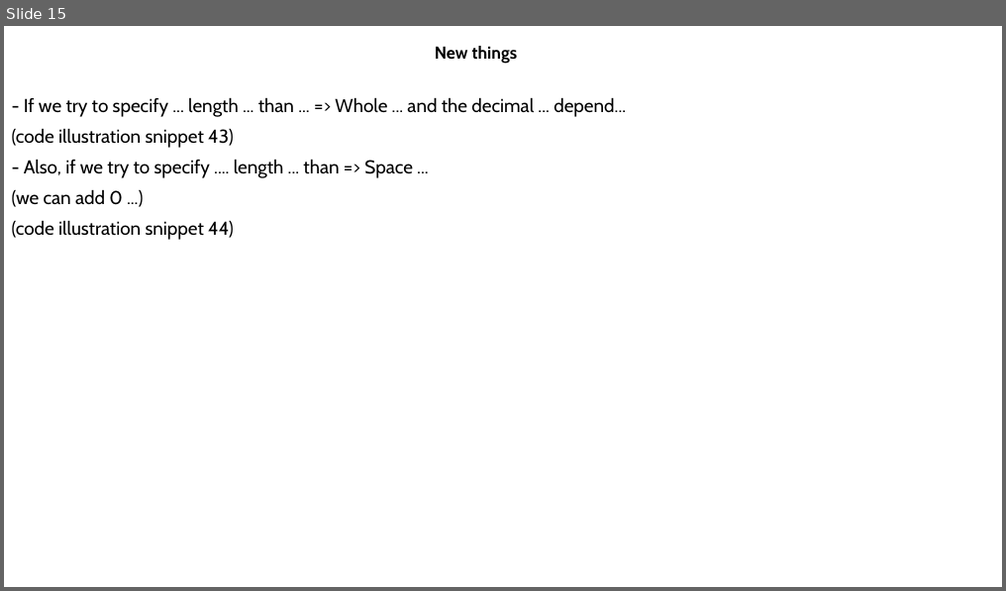
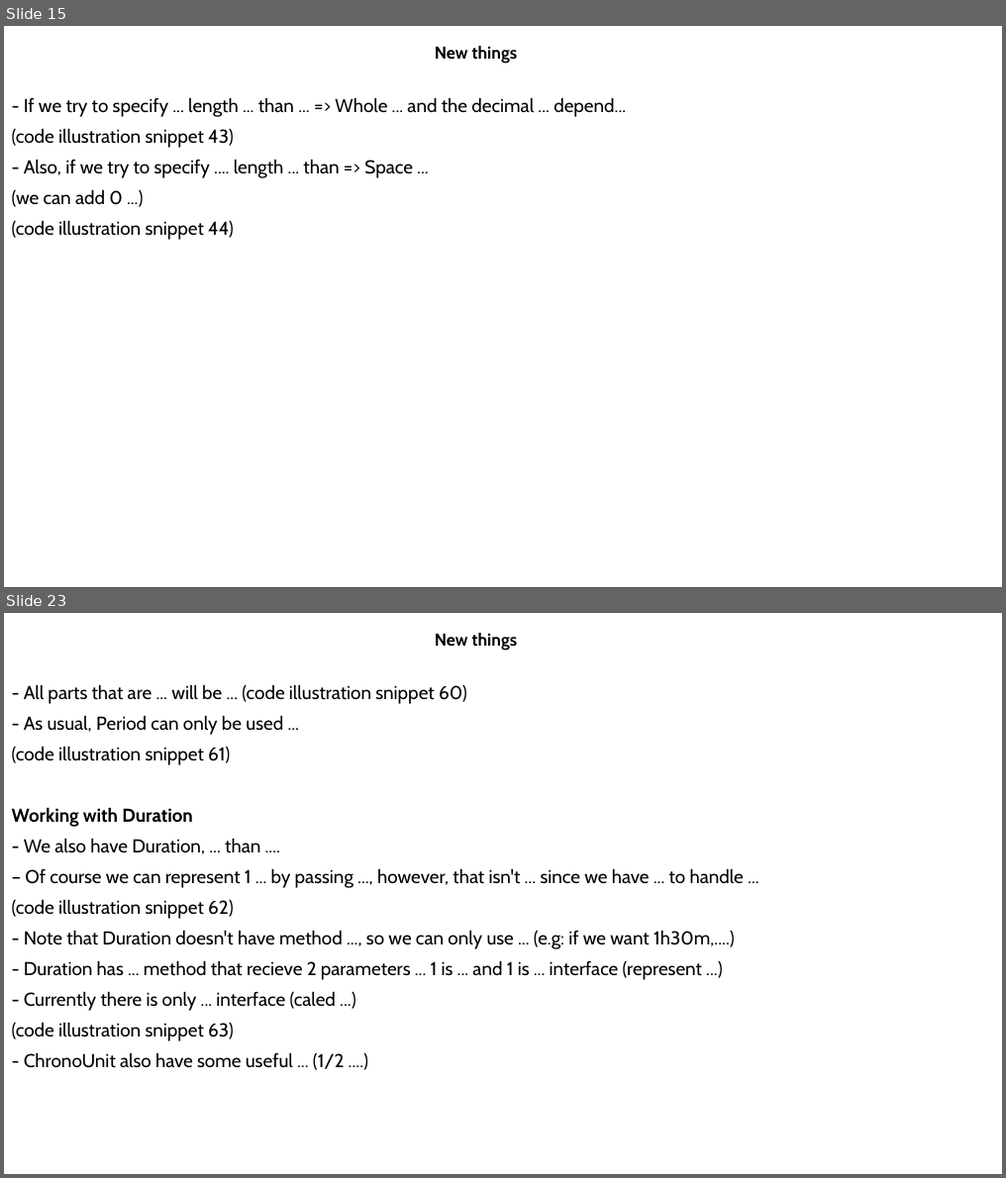
Before and after one commit to MaiDinhVinh/CS-Java, a slide deck: OCP17/JSE17 Migration.pptx. Shown one above the other, each under a label of ours: slide 15 before the commit, slides 15 and 23 after it; the slides between them are not shown. The pictures are 1006x591 and 1006x1178 pixels, drawn with LibreOffice and Linux fonts; fonts in the diff are those of the drawing. Boxes give left, top, right and bottom in pixels: in the first picture for what was removed or moved away, otherwise in the second. Text is boxed around its words. In the diff, an @@ line names an element or a change of style, - is before the commit and + after.

```diff
--- a/OCP17/JSE17 Migration.pptx
+++ b/OCP17/JSE17 Migration.pptx
@@ slide 23 added at (4, 613, 1002, 1174), background #FFFFFF @@
@@ subtitle added at (435, 633, 518, 651), 16.6 pt, text #000000, bold @@
+New things
@@ text added at (12, 684, 744, 1070), 18 pt, text #000000 @@
+- All parts that are ... will be ... (code illustration snippet 60)
+- As usual, Period can only be used ...
+(code illustration snippet 61)
+Working with Duration
+- We also have Duration, ... than ....
+– Of course we can represent 1 ... by passing ..., however, that isn't ... since we have ... to handle ...
+(code illustration snippet 62)
+- Note that Duration doesn't have method ..., so we can only use ... (e.g: if we want 1h30m,....)
+- Duration has ... method that recieve 2 parameters ... 1 is ... and 1 is ... interface (represent ...)
+- Currently there is only ... interface (caled ...)
+(code illustration snippet 63)
+- ChronoUnit also have some useful ... (1/2 ....)
```
Also in this commit, not shown: 13 other slides added.
